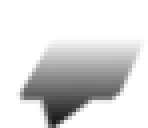
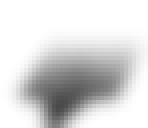
Two versions of the same layered image (148 x 128). Layer-by-layer changes:
painted on "parking_bicycle.png" over (x1=4, y1=32, x2=148, y2=128)
